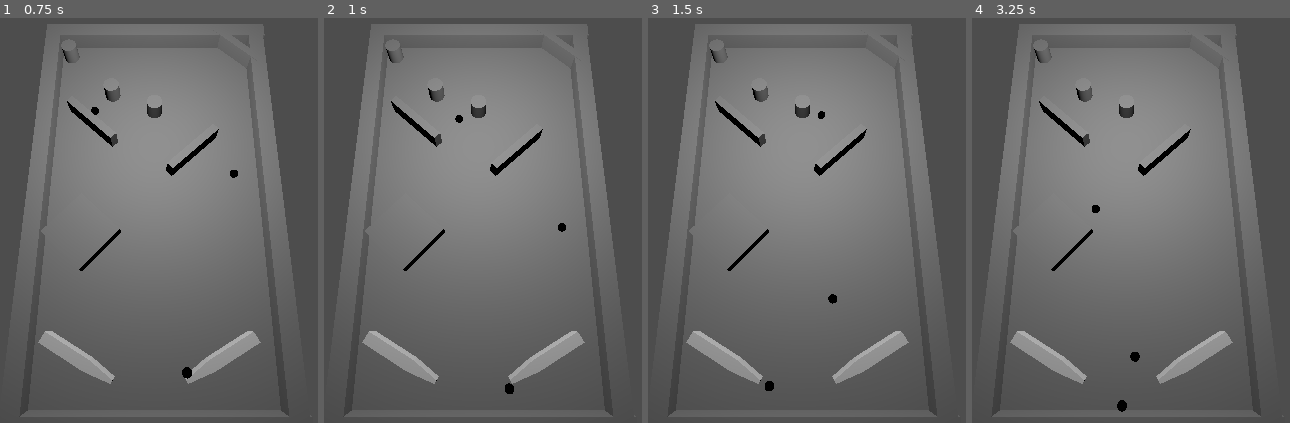
Above: before the commit, frames 1-4 (left to right).
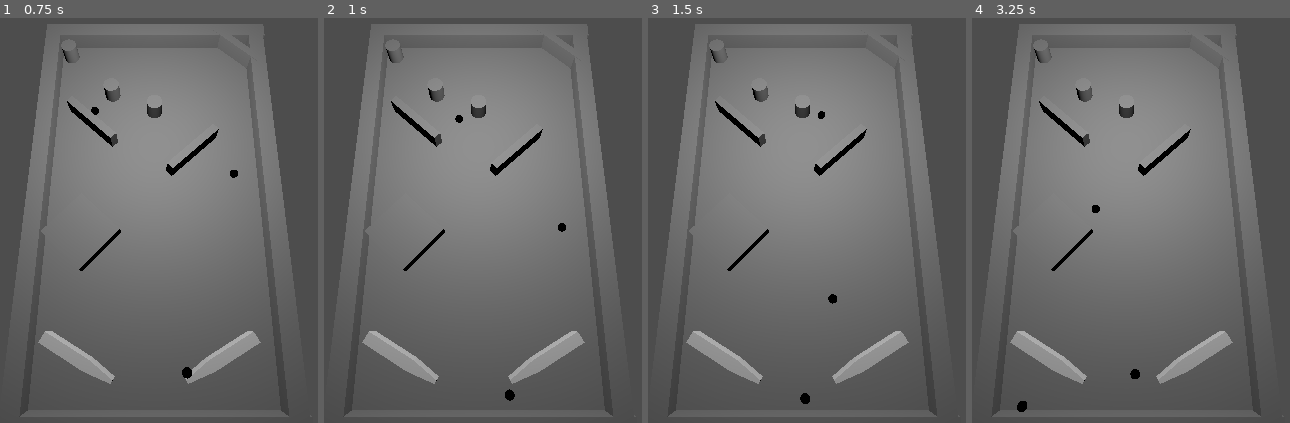
Above: after the commit, the same moments.

Repository: 2Sloppy4slime/Rolling-Heroes-Dev
Game: Godot game, scene res://scenes/base_flipper.tscn
Two runs of this game, one before a commit and one after it. Both use one fixed random seed, a clock stepped at 60 frames per second and the inputs below.
Inputs:
- Up to frame 1 (0.75 s): hold Shift (accept_or_right_flipper) from 0.53 s (still down)
- Up to frame 2 (1 s): keep holding Shift (accept_or_right_flipper)
- Up to frame 3 (1.5 s): release Shift (accept_or_right_flipper) at 1.28 s; hold S (nudge_down) from 1.28 s (still down)
- Up to frame 4 (3.25 s): release S (nudge_down) at 2.03 s; hold Shift (accept_or_right_flipper) 2.03-2.78 s; hold W (nudge_up) from 2.78 s (still down)

Frame 1 is identical in both runs. In frame 2, less than 0.1% of the frame differs, in the area x 56-61%, y 90-95%; in frame 3, 0.1%; in frame 4, 0.3%, in the area x 14-53%, y 82-98%.

Commit message:
refonte système stats + clair
youpi travail!

Diff:
--- a/scenes/base_flipper.tscn
+++ b/scenes/base_flipper.tscn
@@ -27,7 +27,6 @@
 
 [sub_resource type="PhysicsMaterial" id="PhysicsMaterial_nmyrp"]
 friction = 0.1
-bounce = 0.2
 
 [sub_resource type="PhysicsMaterial" id="PhysicsMaterial_wflre"]
 friction = 0.0
--- a/scripts/balle.gd
+++ b/scripts/balle.gd
@@ -1,30 +1,57 @@
 extends RigidBody3D
-@export var nudge_id = 0
-@export var bounce_factor = 0.9
-@export var base_points_multiplier = 1
-@export var flat_damage = 1
-@export var base_damage_multiplier = 1
-@export var max_damage_multiplier = 4 #damage changes with speed
-@export var launch_speed = 20
-@export var Canbreakshield = false
-@export var Ismultiball = false
-@export var Nudgeready = false
-@export var Pointstochargenudge = 100
-@export var Currentpointstonudge = 0
-@export var next_bounce_functions = [] #[(func,idcollision)]
-@export var next_bounce_condition_id = 0
+@export var OG_STATS = {
+	"nudgeid"					:	0,
+	"bounce_factor"				:	0.5,
+	"base_points_multiplier"	:	1,
+	"flat_damage"				:	1,
+	"base_damage_multiplier"	:	4,
+
+	"launch_speed"				:	20,
+
+	"Canbreakshield"			:	false,
+	"Ismultiball"				:	false,
+
+	"Nudgeready"				:	false,
+	"pointstochargenudge"		:	100,
+	"currentpointstonudge"		:	0,
+
+	"next_bounce_functions"		:	[["print_bounced","any",10],["print_bouncedtoo","any",10]] #[ [func,collisionid,uses] ]
+}
+
+
+var current_stats = {}
 func _ready():
 	self.set_contact_monitor(true)
 	self.set_max_contacts_reported(5)
-	pass
+	current_stats = OG_STATS
+	self.physics_material_override.bounce = current_stats["bounce_factor"]
+
+
 
 var last_bounce_list = []
+var current_bounce_list = []
 func _physics_process(delta: float) -> void:
 	for node in get_colliding_bodies():
-		if !node.is_in_group("flipper floor") and !node in last_bounce_list:
-			print(self.name + "collided with : " + node.name)
+		var new_nbf = []
+		for i in range(current_stats["next_bounce_functions"].size()) :
+			var bouncefunc = current_stats["next_bounce_functions"][i]
+			if (node.is_in_group(bouncefunc[1]) or (bouncefunc[1] == "any" and !node.is_in_group("flipper floor"))) and node not in last_bounce_list :
+				call(bouncefunc[0])
+				if bouncefunc[2] > 1:
+					bouncefunc[2] -= 1
+					new_nbf.append(bouncefunc)
+
+				else : #bouncefunc has no more uses
+					pass
+					#print(self.name + " has ran out of bouncefunc " + bouncefunc[0])
+
+			else :
+				new_nbf = current_stats["next_bounce_functions"]
+
+		current_stats["next_bounce_functions"] = new_nbf
 
 	last_bounce_list = get_colliding_bodies()
+
 
 
 func _input(event):
@@ -38,42 +65,15 @@
 	if event.is_action_pressed("nudge_right"):
 		pass
 
-# mangez ma gock especes de zebzebzeb
 
-# Function : will play functions if bounces happens correctly, call immediately after touching another hull
-func bouncecheck():
-	for i in next_bounce_functions :
-		if bounce_cond_by_id(i[1]) :
-			call(i[0])
+
+func print_bounced() : print("bounced")
+func print_bouncedtoo() : print("bounced2")
 
 
 
-
-# Function : checks which kind of hull touched the ball for pale upgrades
-func bounce_cond_by_id(id):
-	match id :
-		0 : #tout
-			return true
-		1 : #ennemy
-			#if latest collision was enemy then return
-			pass
-		2 : #pales
-			#if latest collision was pale then
-			pass
-		3 : #sticker
-			pass
-		4 : #bouclier
-			pass
-		5 : #multiball
-			pass
-		6 :
-			pass
-		_ :
-			return false
-	return false
-
 func nudge_func():
-	match nudge_id :
+	match current_stats["nudge_id"] :
 		0 :
 			pass
 		1: #multiball : splits into 3 : 1 nudged (base) 1 stopped and 1 random pushed
--- a/scripts/root.gd
+++ b/scripts/root.gd
@@ -30,19 +30,19 @@
 
 	match id: #basically just change the stats of the ball
 		0:
-			ball.bounce_factor += 0.03
+			ball.current_stats["bounce_factor"]					+= 0.03
 		1:
-			ball.base_points_multiplier += 0.3
+			ball.current_stats["base_points_multiplier"]		+= 0.3
 		2:
-			ball.flat_damage += 1
+			ball.current_stats["flat_damage"]					+= 1
 		3:
-			ball.base_damage_multiplier += 0.3
+			ball.current_stats["base_damage_multiplier"]		+= 0.3
 		4:
-			ball.max_damage_multiplier += .6
+			ball.current_stats["max_damage_multiplier"]			+= .6
 		5:
-			ball.launch_speed += 10
+			ball.current_stats["launch_speed"]					+= 10
 		6:
-			ball.Canbreakshield = true
+			ball.current_stats["Canbreakshield"]				= true
 		_:
 			print("no upgrades with this id")
 
